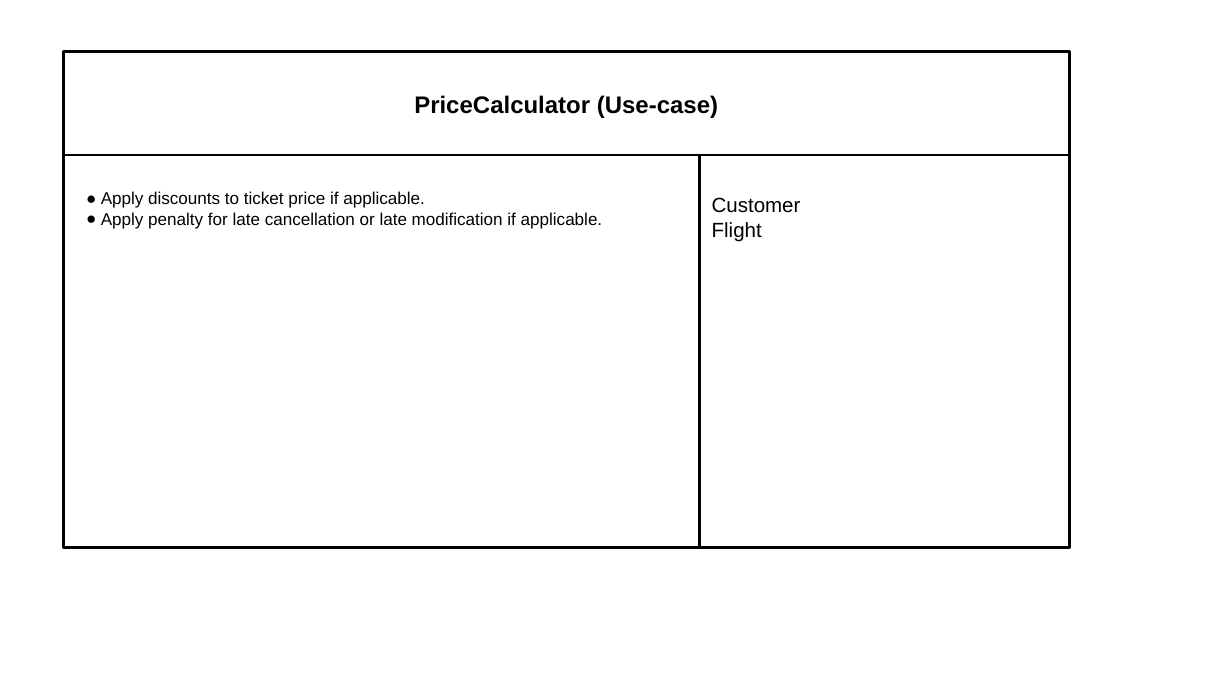
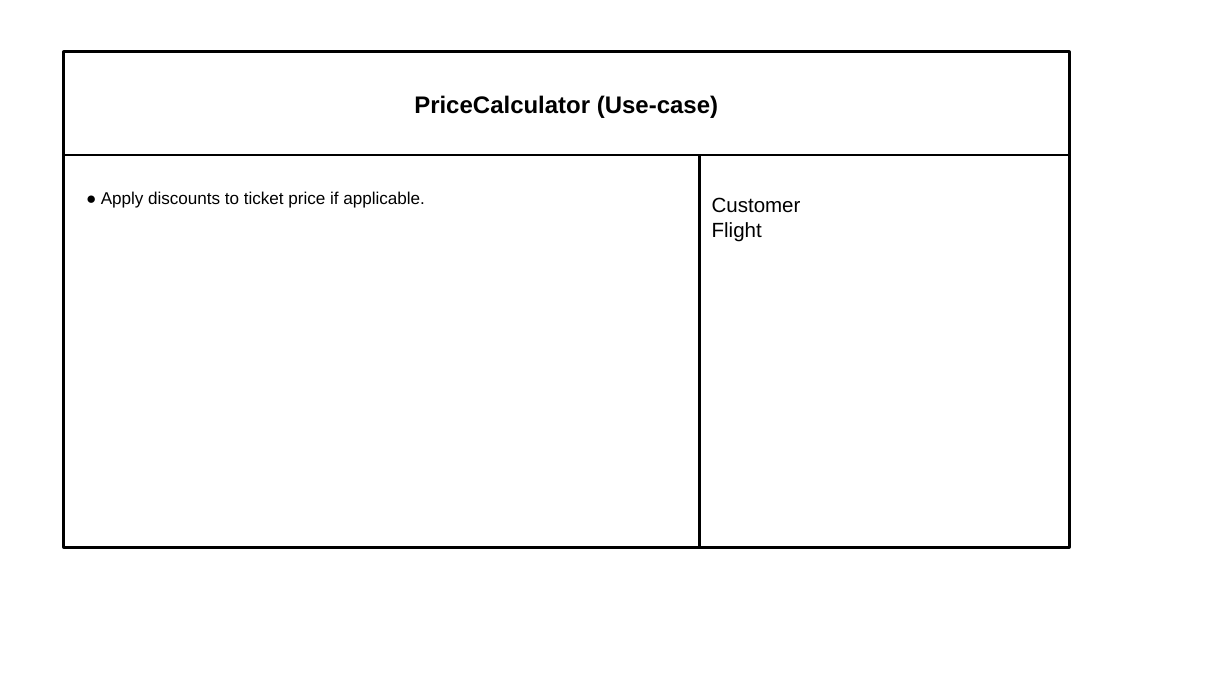
Before and after one commit to Jasmine-Zhuang/TicketVendorSystem, a slide deck: slide 18 of phase1/TicketVendor CRC Cards.pptx. Drawn at 1232x693 pixels with LibreOffice and Linux fonts; fonts in the diff are those of the drawing. Boxes give left, top, right and bottom in pixels: in the first picture for what was removed or moved away, otherwise in the second. Text is boxed around its words. In the diff, an @@ line names an element or a change of style, - is before the commit and + after.

```diff
--- a/phase1/TicketVendor CRC Cards.pptx
+++ b/phase1/TicketVendor CRC Cards.pptx
@@ text in rectangle at (101,212,603,229): paragraph removed @@
-● Apply penalty for late cancellation or late modification if applicable.
```
Also in this commit, not shown: 8 other slides changed.
